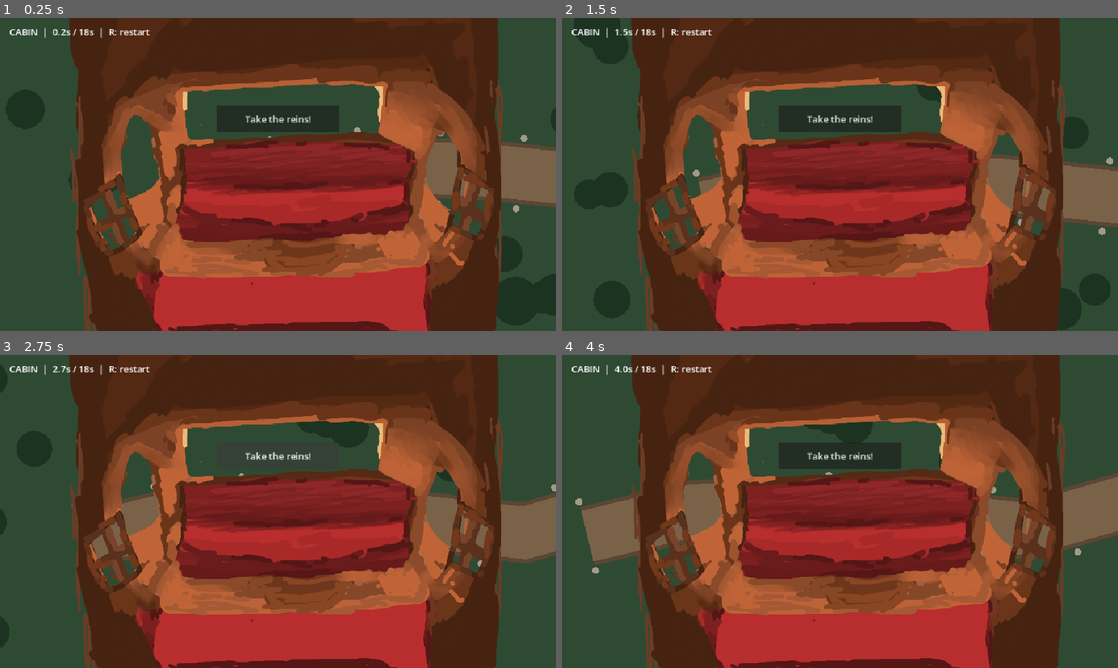
Above: before the commit, frames 1-4 (two rows, left to right).
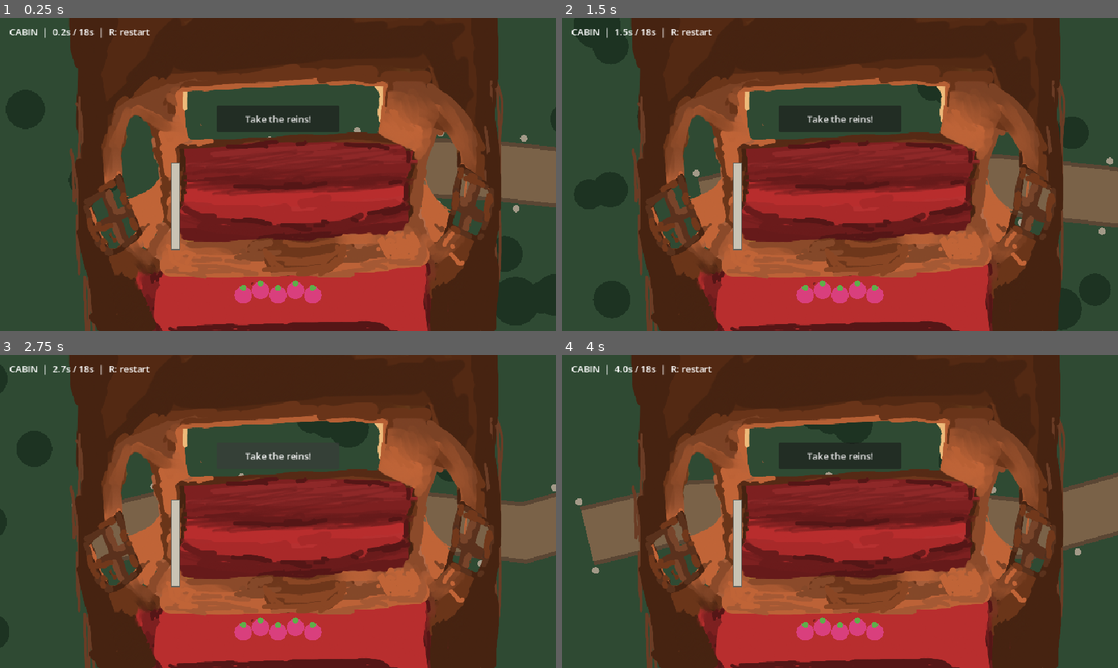
Above: after the commit, the same moments.

Repository: UnderstoodUseYourUsernameHere/carriage-delivery
Game: Godot game, scene res://scenes/delivery.tscn
Same seed, same stepped clock (60 frames per second), same inputs: the game is played once before the commit and once after it.
Inputs (mouse positions are in pixels of both pictures, inside the frame that each line leads up to):
- Up to frame 1 (0.25 s): no input
- Up to frame 2 (1.5 s): tap Enter at 0.5 s; move the mouse to (962, 158) at 0.52 s; hold Right 0.53-1.28 s; tap Alt at 0.6 s; click (962, 158) at 0.67 s; move the mouse to (728, 190) at 1.27 s; hold Down from 1.28 s (still down); tap Shift at 1.35 s
- Up to frame 3 (2.75 s): move the mouse to (333, 442) at 2.02 s; release Down at 2.03 s; hold Right from 2.03 s (still down); tap Alt at 2.1 s
- Up to frame 4 (4 s): move the mouse to (812, 574) at 2.77 s; release Right at 2.78 s; hold Up 2.78-3.53 s; tap Shift at 2.85 s; click (812, 574) at 2.92 s; move the mouse to (1006, 558) at 3.52 s; hold Left from 3.53 s (still down); tap Alt at 3.6 s

The runs differ from the first frame. In frame 1, 1.1% of the frame differs, in the area x 30-58%, y 46-92%; in frame 2, 1.1%; in frame 3, 1.1%; in frame 4, 1.1%.

Commit message:
feat: add placeholder code drawn cabin props

Diff:
--- a/scenes/delivery.tscn
+++ b/scenes/delivery.tscn
@@ -4,6 +4,8 @@
 [ext_resource type="Texture2D" uid="uid://rsrs547fsqgr" path="res://assets/art/cabin.png" id="1_dea0l"]
 [ext_resource type="Script" uid="uid://tap43g8kbofe" path="res://scripts/placeholders/route_blockout.gd" id="1_ts0uv"]
 [ext_resource type="Script" uid="uid://cbbfxrvr0js5b" path="res://scripts/placeholders/placeholder_sprite.gd" id="2_aoy6w"]
+[ext_resource type="Script" uid="uid://iilfqncaw573" path="res://scripts/placeholders/placeholder_rect.gd" id="4_e4023"]
+[ext_resource type="Script" uid="uid://cm28jid5b76wc" path="res://scripts/delivery/fruit_pips.gd" id="6_gk2c0"]
 
 [sub_resource type="Curve2D" id="Curve2D_dea0l"]
 _data = {
@@ -55,6 +57,22 @@
 grow_vertical = 2
 mouse_filter = 2
 
+[node name="OutsideSlot" type="Control" parent="Overlay/CabinView" unique_id=1128227879]
+anchors_preset = 0
+offset_right = 40.0
+offset_bottom = 40.0
+
+[node name="SkeletonBody" type="TextureRect" parent="Overlay/CabinView/OutsideSlot" unique_id=1960394148]
+visible = false
+layout_mode = 0
+offset_right = 40.0
+offset_bottom = 40.0
+pivot_offset = Vector2(480, 270)
+script = ExtResource("4_e4023")
+placeholder_rect = Rect2(40, 190, 120, 240)
+placeholder_color = Color(0.84705883, 0.8235294, 0.7607843, 1)
+placeholder_label = "SKELETON "
+
 [node name="CabinArt" type="TextureRect" parent="Overlay/CabinView" unique_id=1678286999]
 layout_mode = 1
 anchors_preset = 15
@@ -65,6 +83,39 @@
 mouse_filter = 2
 texture = ExtResource("1_dea0l")
 expand_mode = 1
+
+[node name="FruitPips" type="Control" parent="Overlay/CabinView" unique_id=1344953621]
+anchors_preset = 0
+offset_right = 40.0
+offset_bottom = 40.0
+script = ExtResource("6_gk2c0")
+slots = PackedVector2Array(420, 478, 450, 470, 480, 478, 510, 470, 540, 478)
+
+[node name="InsideSlot" type="Control" parent="Overlay/CabinView" unique_id=365415999]
+anchors_preset = 0
+offset_right = 40.0
+offset_bottom = 40.0
+
+[node name="SkeletonArm" type="TextureRect" parent="Overlay/CabinView/InsideSlot" unique_id=1567177685]
+visible = false
+layout_mode = 0
+offset_left = 374.0
+offset_top = 151.0
+offset_right = 414.0
+offset_bottom = 191.0
+pivot_offset = Vector2(480, 270)
+script = ExtResource("4_e4023")
+placeholder_rect = Rect2(150, 300, 230, 24)
+placeholder_color = Color(0.9372549, 0.9019608, 0.8235294, 1)
+placeholder_label = "ARM"
+
+[node name="Sword" type="TextureRect" parent="Overlay/CabinView" unique_id=1864275557]
+layout_mode = 0
+offset_right = 40.0
+offset_bottom = 40.0
+pivot_offset = Vector2(303, 400)
+script = ExtResource("4_e4023")
+placeholder_rect = Rect2(296, 250, 14, 150)
 
 [node name="TakeReins" type="Button" parent="Overlay/CabinView" unique_id=324571726]
 layout_mode = 0
--- /dev/null
+++ b/scripts/delivery/fruit_pips.gd
@@ -0,0 +1,35 @@
+@tool
+class_name FruitPips
+extends Control
+
+@export var fruit_texture: Texture2D:
+	set(value):
+		fruit_texture = value
+		queue_redraw()
+@export var slots := PackedVector2Array([
+	Vector2(420, 478), Vector2(450, 470), Vector2(480, 478),
+	Vector2(510, 470), Vector2(540, 478)
+]):
+	set(value):
+		slots = value
+		queue_redraw()
+@export var fruit_size := Vector2(30, 30):
+	set(value):
+		fruit_size = value
+		queue_redraw()
+@export var count := 5:
+	set(value):
+		if value == count:
+			return
+		count = value
+		queue_redraw()
+
+func _draw() -> void:
+	for i in mini(count, slots.size()):
+		var center := slots[i]
+		if fruit_texture != null:
+			draw_texture_rect(fruit_texture, Rect2(center - fruit_size * 0.5, fruit_size), false)
+		else:
+			var radius := fruit_size.x * 0.5
+			draw_circle(center, radius, Color("#d93f7d"))
+			draw_circle(center + Vector2(0, -radius * 0.8), radius * 0.35, Color("#5fae4a"))
--- /dev/null
+++ b/scripts/placeholders/placeholder_rect.gd
@@ -0,0 +1,29 @@
+@tool
+class_name PlaceholderRect
+extends TextureRect
+
+@export var placeholder_rect := Rect2(0, 0, 64, 64):
+	set(value):
+		placeholder_rect = value
+		queue_redraw()
+
+@export var placeholder_color := Color("#c9c3b4"):
+	set(value):
+		placeholder_color = value
+		queue_redraw()
+
+@export var placeholder_label := "":
+	set(value):
+		placeholder_label = value
+		queue_redraw()
+
+func _draw() -> void:
+	if texture != null:
+		return
+
+	draw_rect(placeholder_rect, placeholder_color)
+	draw_rect(placeholder_rect, placeholder_color.darkened(0.5), false, 2.0)
+
+	if not placeholder_label.is_empty():
+		var baseline := Vector2(placeholder_rect.position.x, placeholder_rect.get_center().y + 5.0)
+		draw_string(ThemeDB.fallback_font, baseline, placeholder_label, HORIZONTAL_ALIGNMENT_CENTER, placeholder_rect.size.x, 12, Color.BLACK)
Not shown, added: scripts/delivery/fruit_pips.gd.uid
Not shown, added: scripts/placeholders/placeholder_rect.gd.uid
